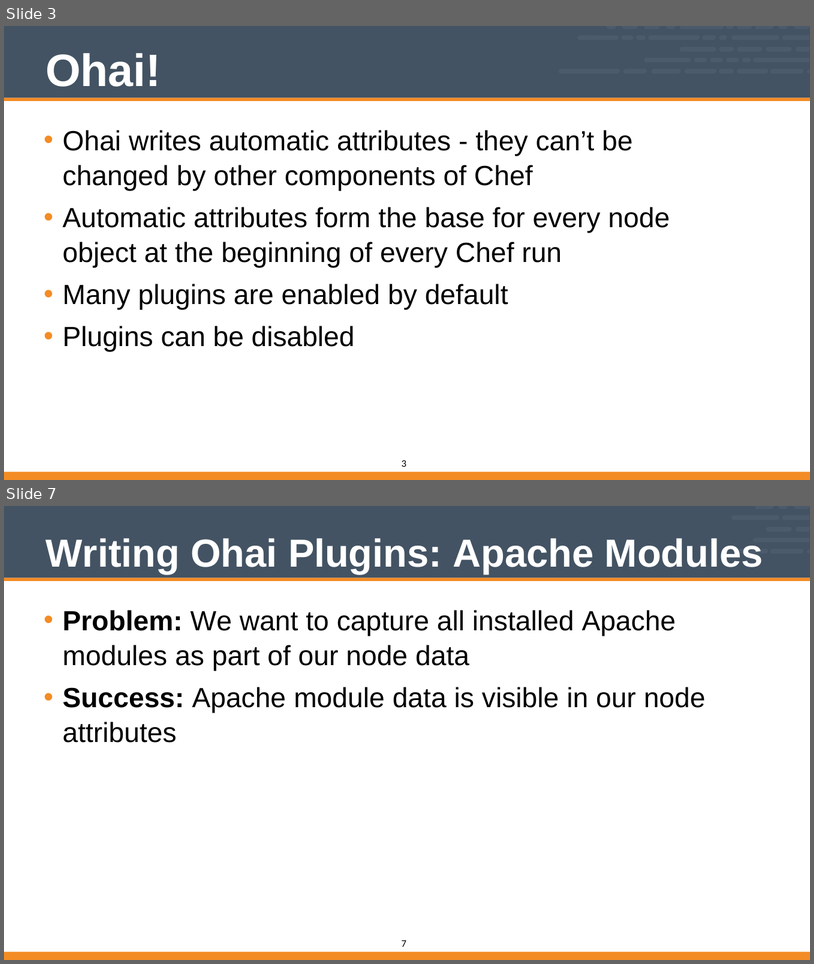
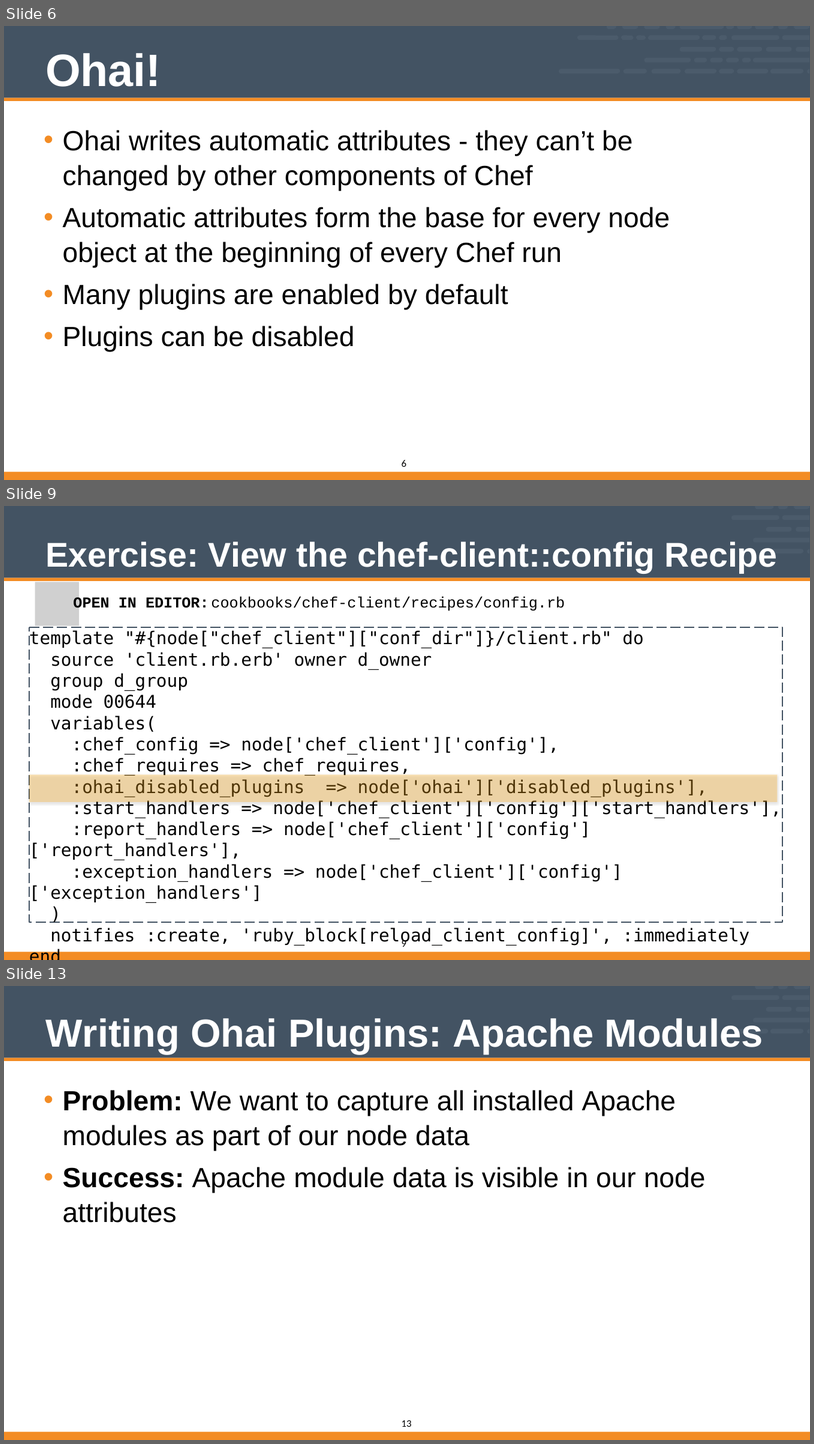
Before and after one commit to vinyar/chef-intermediate, a slide deck: Modules/06-Chef_Intermediate.pptx. Shown one above the other, each under a label of ours: slides 3 and 7 before the commit, slides 6, 9 and 13 after it; the slides between them are not shown. The pictures are 814x964 and 814x1444 pixels, drawn with LibreOffice and Linux fonts; fonts in the diff are those of the drawing; grey boxes stand for pictures. Boxes give left, top, right and bottom in pixels: in the first picture for what was removed or moved away, otherwise in the second. Text is boxed around its words. In the diff, an @@ line names an element or a change of style, - is before the commit and + after.

Commit message:
Updated Ohai module to setup chef-client::config recipe
With the removal of the chef-client::config section at the start of the Intermediate content it is important that the recipe still be loaded in the run_list.

```diff
--- a/Modules/06-Chef_Intermediate.pptx
+++ b/Modules/06-Chef_Intermediate.pptx
@@ slide 9 added at box(4, 506, 810, 960), background #FFFFFF; not listed: 1 template element that a slide beside it also shows @@
@@ freeform shape added at box(732, 515, 780, 520), fill #4B5B6B @@
@@ freeform shape added at box(755, 506, 774, 509), fill #4B5B6B @@
@@ freeform shape added at box(779, 506, 788, 509), fill #4B5B6B @@
@@ freeform shape added at box(782, 515, 809, 520), fill #4B5B6B @@
@@ freeform shape added at box(794, 506, 809, 509), fill #4B5B6B @@
@@ title added at box(45, 541, 778, 573), 54.5 pt, text #FFFFFF, bold @@
+Exercise: View the chef-client::config Recipe
@@ freeform shape added at box(753, 538, 809, 542), fill #4B5B6B @@
@@ freeform shape added at box(767, 527, 792, 531), fill #4B5B6B @@
@@ freeform shape added at box(796, 527, 809, 531), fill #4B5B6B @@
@@ freeform shape added at box(770, 549, 804, 553), fill #4B5B6B @@
@@ freeform shape added at box(807, 549, 809, 553), fill #4B5B6B @@
@@ freeform shape added at box(4, 577, 810, 581), fill #F38C24 @@
@@ picture added at box(35, 582, 79, 626) @@
@@ picture added at box(38, 585, 70, 616) @@
@@ text added at box(73, 597, 209, 608), 24 pt, text #000000, bold @@
+OPEN IN EDITOR:
@@ text added at box(211, 596, 565, 611), 24 pt, text #000000 @@
+cookbooks/chef-client/recipes/config.rb
@@ freeform shape added at box(29, 627, 783, 922), outline #435363 2 pt dashed, 28 pt, text #000000 @@
+template "#{node["chef_client"]["conf_dir"]}/client.rb" do
+source 'client.rb.erb' owner d_owner
+group d_group
+mode 00644
+variables(
+:chef_config => node['chef_client']['config'],
+:chef_requires => chef_requires,
+:ohai_disabled_plugins => node['ohai']['disabled_plugins'],
+:start_handlers => node['chef_client']['config']['start_handlers'],
+:report_handlers => node['chef_client']['config']['report_handlers'],
+:exception_handlers => node['chef_client']['config'] ['exception_handlers']
+)
+notifies :create, 'ruby_block[reload_client_config]', :immediately
+end
@@ rectangle added at box(29, 774, 778, 802), fill #FFAB13 at 30% opacity @@
@@ freeform shape added at box(4, 951, 810, 960), fill #F38C24 @@
@@ page number added at box(402, 939, 407, 946), 16 pt, text #000000 @@
+9
@@ what was slide 3 is now slide 6 @@
@@ page number at box(402, 459, 407, 466): text changed @@
-3
+6
@@ what was slide 7 is now slide 13 @@
@@ page number at box(402, 1420, 412, 1426): text changed @@
-7
+13
```
Also in this commit, not shown: 5 other slides added.
